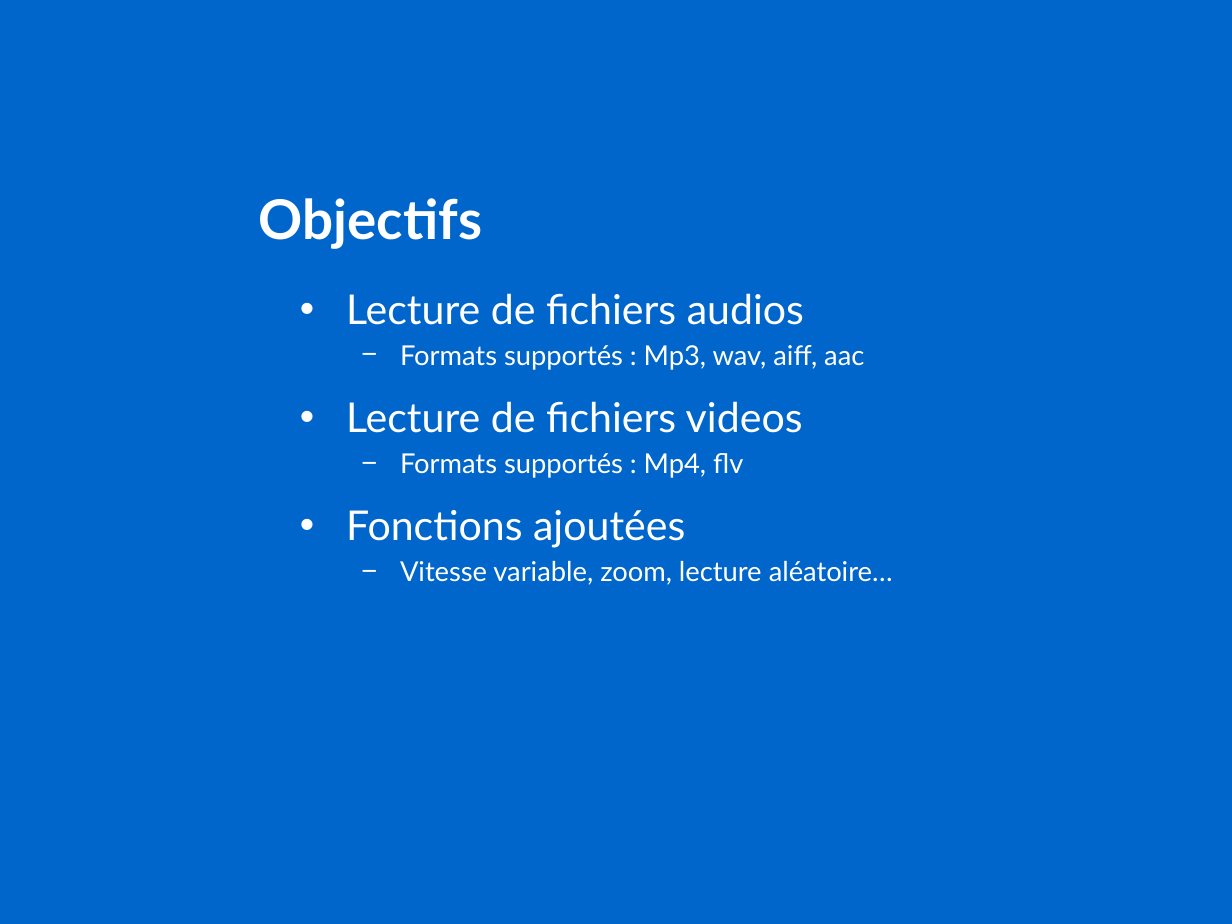
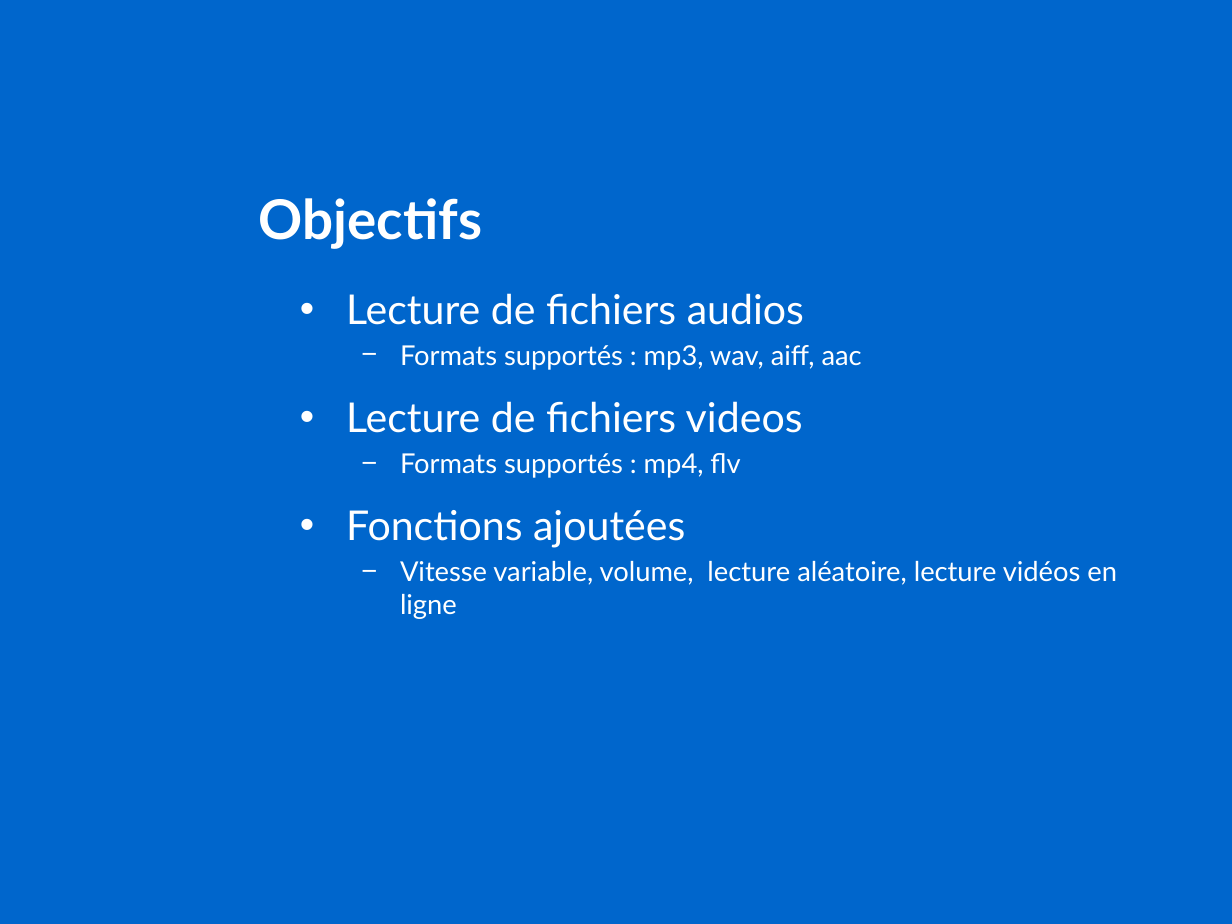
Before and after one commit to antoineNourZaf/PRO--OMP, a slide deck: slide 3 of Projet OMP.pptx. Drawn at 1232x924 pixels with LibreOffice and Linux fonts; fonts in the diff are those of the drawing; background and template pictures are left out. Boxes give left, top, right and bottom in pixels: in the first picture for what was removed or moved away, otherwise in the second. Text is boxed around its words. In the diff, an @@ line names an element or a change of style, - is before the commit and + after.

```diff
--- a/Projet OMP.pptx
+++ b/Projet OMP.pptx
@@ text at (400,345,862,370): text changed @@
-  − Formats supportés : Mp3, wav, aiff, aac
+  − Formats supportés : mp3, wav, aiff, aac
@@ text at (400,453,740,478): text changed @@
-  − Formats supportés : Mp4, flv
+  − Formats supportés : mp4, flv
@@ text at (400,561,1117,619): text changed @@
-  − Vitesse variable, zoom, lecture aléatoire…
+  − Vitesse variable, volume, lecture aléatoire, lecture vidéos en ligne
```
Also in this commit, not shown: 5 other slides changed, 1 slide added, 5 other files.
